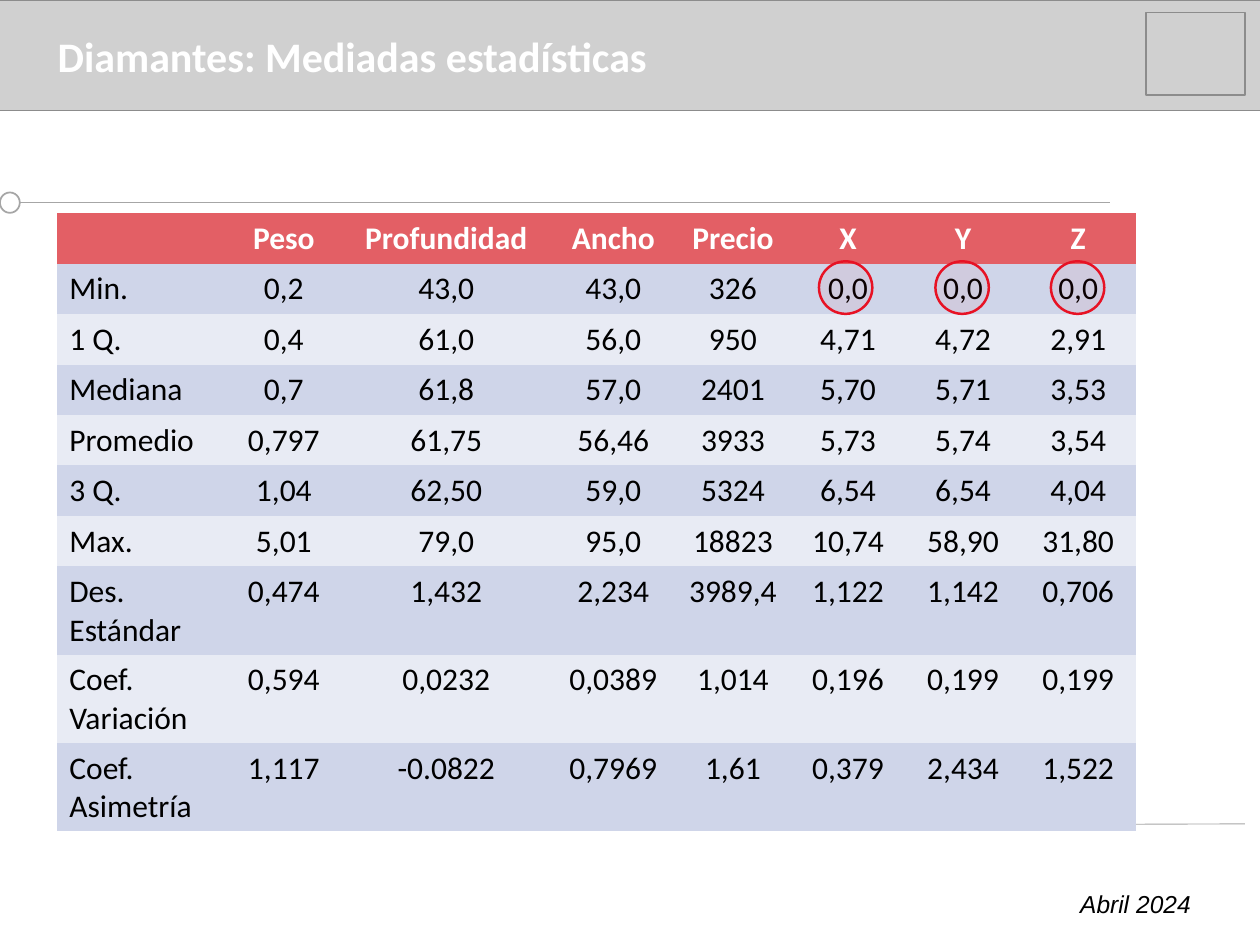
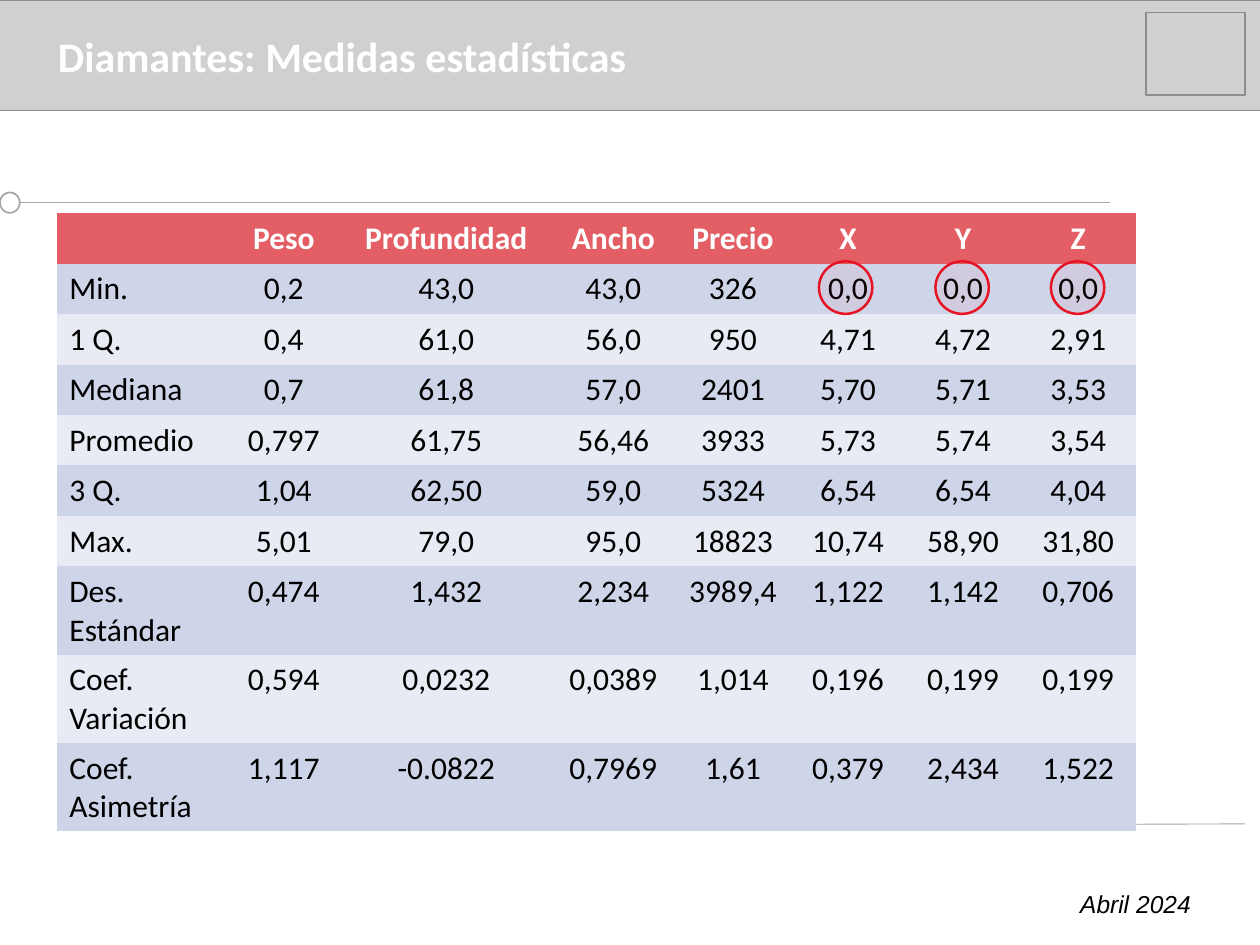
Before and after one commit to IgnGGA/grupo9, a slide deck: slide 6 of presentacionMineriaDeDatos.pptx. Drawn at 1260x945 pixels with LibreOffice and Linux fonts; fonts in the diff are those of the drawing; grey boxes stand for pictures. Boxes give left, top, right and bottom in pixels: in the first picture for what was removed or moved away, otherwise in the second. Text is boxed around its words. In the diff, an @@ line names an element or a change of style, - is before the commit and + after.

```diff
--- a/presentacionMineriaDeDatos.pptx
+++ b/presentacionMineriaDeDatos.pptx
@@ text at [58,43,626,72]: text changed @@
-Diamantes: Mediadas estadísticas
+Diamantes: Medidas estadísticas
```
Also in this commit, not shown: 6 other slides changed, 8 slides added, 10 other files.
